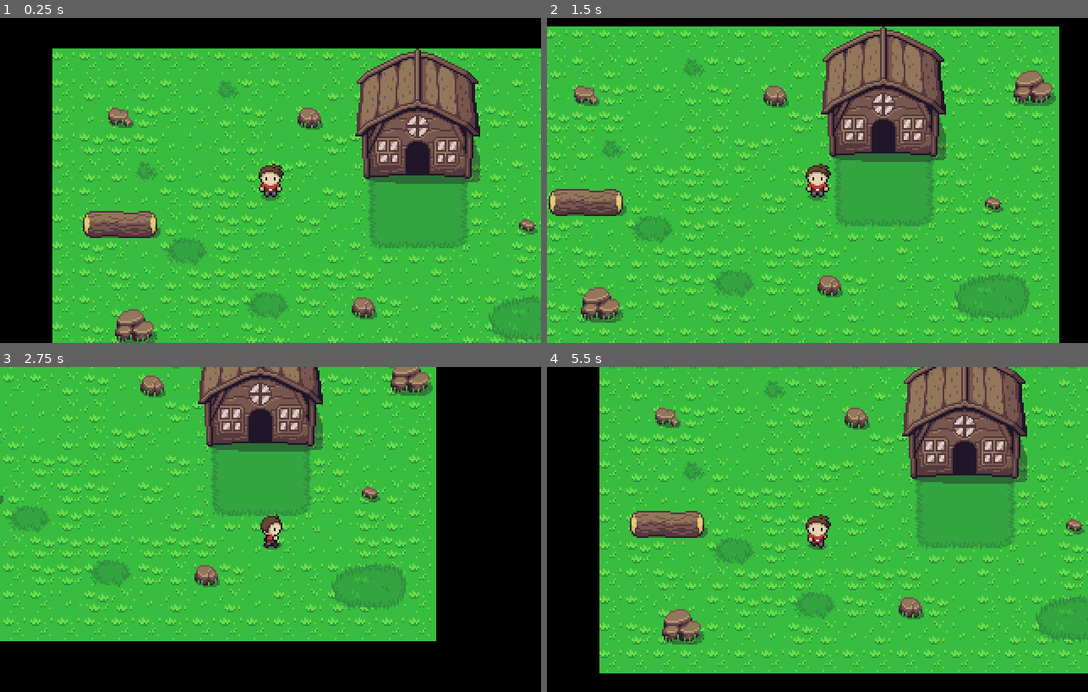
Above: before the commit, frames 1-4 (two rows, left to right).
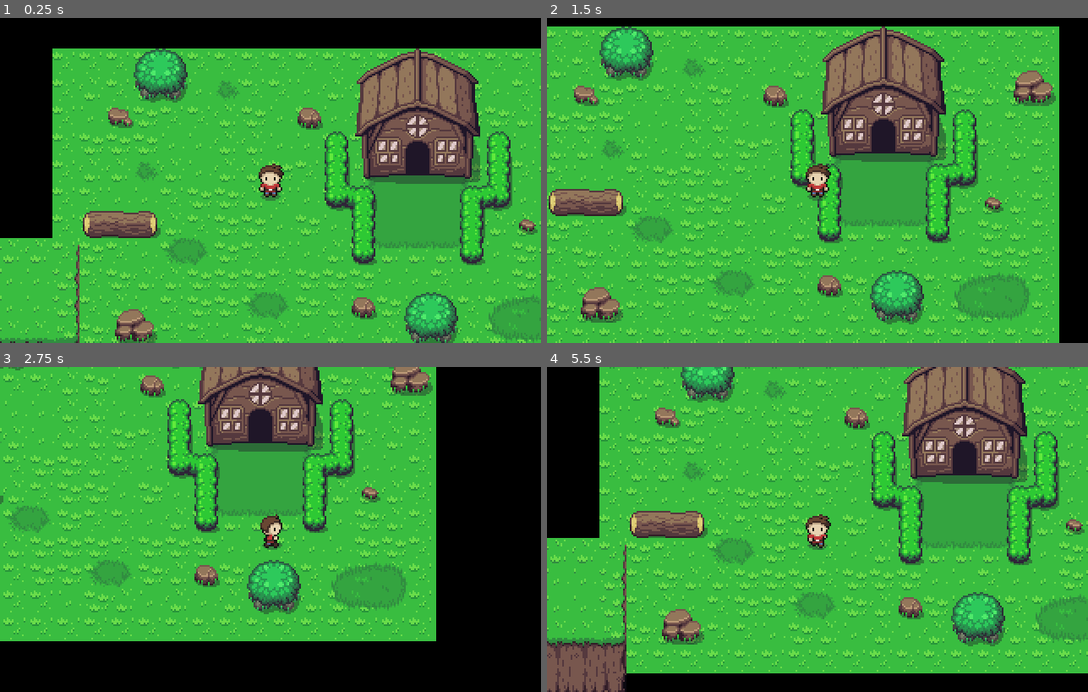
Above: after the commit, the same moments.

Repository: Bandeiraa/zelda_clone
Game: Godot game, scene res://scenes/management/game_level.tscn
Same seed, same stepped clock (60 frames per second), same inputs: the game is played once before the commit and once after it.
Inputs:
- Up to frame 1 (0.25 s): no input
- Up to frame 2 (1.5 s): tap Enter at 0.5 s; hold Right (ui_right) 0.53-1.28 s; hold Down (ui_down) from 1.28 s (still down)
- Up to frame 3 (2.75 s): release Down (ui_down) at 2.03 s; hold Right (ui_right) from 2.03 s (still down)
- Up to frame 4 (5.5 s): release Right (ui_right) at 2.78 s; hold Up (ui_up) 2.78-3.53 s; hold Left (ui_left) 3.53-5.03 s; hold Down (ui_down) from 5.03 s (still down)

The runs differ from the first frame. In frame 1, 8.9% of the frame differs, in the area x 0-95%, y 9-100%; in frame 2, 5.1%; in frame 3, 4.0%; in frame 4, 11%, in the area x 0-95%, y 0-100%.

Commit message:
adding new decoration tiles/hill tiles

Diff:
--- /dev/null
+++ b/resources/tile/decoration.tres
@@ -0,0 +1,117 @@
+[gd_resource type="TileSet" load_steps=6 format=2]
+
+[ext_resource path="res://assets/tile/decoration.png" type="Texture" id=1]
+
+[sub_resource type="ConvexPolygonShape2D" id=1]
+points = PoolVector2Array( 0, 0, 80, 0, 80, 80, 0, 80 )
+
+[sub_resource type="ConvexPolygonShape2D" id=4]
+points = PoolVector2Array( 0, 0, 16, 0, 16, 16, 0, 16 )
+
+[sub_resource type="ConvexPolygonShape2D" id=5]
+points = PoolVector2Array( 0, 0, 16, 0, 16, 16, 0, 16 )
+
+[sub_resource type="ConvexPolygonShape2D" id=6]
+points = PoolVector2Array( 0, 0, 16, 0, 16, 16, 0, 16 )
+
+[resource]
+0/name = "house"
+0/texture = ExtResource( 1 )
+0/tex_offset = Vector2( 0, 0 )
+0/modulate = Color( 1, 1, 1, 1 )
+0/region = Rect2( 0, 0, 80, 80 )
+0/tile_mode = 0
+0/occluder_offset = Vector2( 0, 0 )
+0/navigation_offset = Vector2( 0, 0 )
+0/shape_offset = Vector2( 0, 0 )
+0/shape_transform = Transform2D( 1, 0, 0, 1, 0, 0 )
+0/shape = SubResource( 1 )
+0/shape_one_way = false
+0/shape_one_way_margin = 1.0
+0/shapes = [ {
+"autotile_coord": Vector2( 0, 0 ),
+"one_way": false,
+"one_way_margin": 1.0,
+"shape": SubResource( 1 ),
+"shape_transform": Transform2D( 1, 0, 0, 1, 0, 0 )
+} ]
+0/z_index = 0
+1/name = "log"
+1/texture = ExtResource( 1 )
+1/tex_offset = Vector2( 0, 0 )
+1/modulate = Color( 1, 1, 1, 1 )
+1/region = Rect2( 112, 144, 48, 16 )
+1/tile_mode = 1
+1/autotile/bitmask_mode = 1
+1/autotile/bitmask_flags = [ Vector2( 0, 0 ), 48, Vector2( 1, 0 ), 56, Vector2( 2, 0 ), 24 ]
+1/autotile/icon_coordinate = Vector2( 1, 0 )
+1/autotile/tile_size = Vector2( 16, 16 )
+1/autotile/spacing = 0
+1/autotile/occluder_map = [  ]
+1/autotile/navpoly_map = [  ]
+1/autotile/priority_map = [  ]
+1/autotile/z_index_map = [  ]
+1/occluder_offset = Vector2( 0, 0 )
+1/navigation_offset = Vector2( 0, 0 )
+1/shape_offset = Vector2( 0, 0 )
+1/shape_transform = Transform2D( 1, 0, 0, 1, 0, 0 )
+1/shape = SubResource( 4 )
+1/shape_one_way = false
+1/shape_one_way_margin = 1.0
+1/shapes = [ {
+"autotile_coord": Vector2( 0, 0 ),
+"one_way": false,
+"one_way_margin": 1.0,
+"shape": SubResource( 4 ),
+"shape_transform": Transform2D( 1, 0, 0, 1, 0, 0 )
+}, {
+"autotile_coord": Vector2( 1, 0 ),
+"one_way": false,
+"one_way_margin": 1.0,
+"shape": SubResource( 5 ),
+"shape_transform": Transform2D( 1, 0, 0, 1, 0, 0 )
+}, {
+"autotile_coord": Vector2( 2, 0 ),
+"one_way": false,
+"one_way_margin": 1.0,
+"shape": SubResource( 6 ),
+"shape_transform": Transform2D( 1, 0, 0, 1, 0, 0 )
+} ]
+1/z_index = 0
+2/name = "decoration.png 2"
+2/texture = ExtResource( 1 )
+2/tex_offset = Vector2( 0, 0 )
+2/modulate = Color( 1, 1, 1, 1 )
+2/region = Rect2( 128, 112, 32, 32 )
+2/tile_mode = 0
+2/occluder_offset = Vector2( 0, 0 )
+2/navigation_offset = Vector2( 0, 0 )
+2/shape_offset = Vector2( 0, 0 )
+2/shape_transform = Transform2D( 1, 0, 0, 1, 0, 0 )
+2/shape_one_way = false
+2/shape_one_way_margin = 0.0
+2/shapes = [  ]
+2/z_index = 0
+3/name = "decoration.png 3"
+3/texture = ExtResource( 1 )
+3/tex_offset = Vector2( 0, 0 )
+3/modulate = Color( 1, 1, 1, 1 )
+3/region = Rect2( 96, 48, 64, 64 )
+3/tile_mode = 1
+3/autotile/bitmask_mode = 1
+3/autotile/bitmask_flags = [ Vector2( 0, 2 ), 144, Vector2( 0, 3 ), 18, Vector2( 1, 1 ), 176, Vector2( 1, 2 ), 146, Vector2( 1, 3 ), 50, Vector2( 2, 0 ), 48, Vector2( 2, 1 ), 56, Vector2( 2, 2 ), 16, Vector2( 2, 3 ), 56, Vector2( 3, 0 ), 24, Vector2( 3, 1 ), 152, Vector2( 3, 2 ), 146, Vector2( 3, 3 ), 26 ]
+3/autotile/icon_coordinate = Vector2( 2, 2 )
+3/autotile/tile_size = Vector2( 16, 16 )
+3/autotile/spacing = 0
+3/autotile/occluder_map = [  ]
+3/autotile/navpoly_map = [  ]
+3/autotile/priority_map = [  ]
+3/autotile/z_index_map = [  ]
+3/occluder_offset = Vector2( 0, 0 )
+3/navigation_offset = Vector2( 0, 0 )
+3/shape_offset = Vector2( 0, 0 )
+3/shape_transform = Transform2D( 1, 0, 0, 1, 0, 0 )
+3/shape_one_way = false
+3/shape_one_way_margin = 0.0
+3/shapes = [  ]
+3/z_index = 0
--- a/scenes/management/game_level.tscn
+++ b/scenes/management/game_level.tscn
@@ -1,16 +1,14 @@
-[gd_scene load_steps=15 format=2]
+[gd_scene load_steps=30 format=2]
 
 [ext_resource path="res://scenes/character/character.tscn" type="PackedScene" id=1]
 [ext_resource path="res://resources/tile/house.tres" type="TileSet" id=2]
 [ext_resource path="res://scripts/management/game_level.gd" type="Script" id=3]
 [ext_resource path="res://resources/tile/grass.tres" type="TileSet" id=4]
 [ext_resource path="res://resources/tile/rock.tres" type="TileSet" id=5]
-[ext_resource path="res://assets/tile/decoration.png" type="Texture" id=6]
+[ext_resource path="res://resources/tile/decoration.tres" type="TileSet" id=6]
 [ext_resource path="res://scenes/interactable/enter_house.tscn" type="PackedScene" id=7]
 [ext_resource path="res://scenes/management/transition_screen.tscn" type="PackedScene" id=8]
-
-[sub_resource type="ConvexPolygonShape2D" id=1]
-points = PoolVector2Array( 0, 0, 80, 0, 80, 80, 0, 80 )
+[ext_resource path="res://assets/tile/hill.png" type="Texture" id=9]
 
 [sub_resource type="ConvexPolygonShape2D" id=4]
 points = PoolVector2Array( 0, 0, 16, 0, 16, 16, 0, 16 )
@@ -21,37 +19,139 @@
 [sub_resource type="ConvexPolygonShape2D" id=6]
 points = PoolVector2Array( 0, 0, 16, 0, 16, 16, 0, 16 )
 
-[sub_resource type="TileSet" id=2]
-0/name = "house"
-0/texture = ExtResource( 6 )
+[sub_resource type="ConvexPolygonShape2D" id=7]
+points = PoolVector2Array( 0, 0, 16, 0, 16, 16, 0, 16 )
+
+[sub_resource type="ConvexPolygonShape2D" id=8]
+points = PoolVector2Array( 0, 0, 16, 0, 16, 16, 0, 16 )
+
+[sub_resource type="ConvexPolygonShape2D" id=9]
+points = PoolVector2Array( 0, 0, 16, 0, 16, 16, 0, 16 )
+
+[sub_resource type="ConvexPolygonShape2D" id=10]
+points = PoolVector2Array( 0, 0, 16, 0, 16, 16, 0, 16 )
+
+[sub_resource type="ConvexPolygonShape2D" id=11]
+points = PoolVector2Array( 0, 0, 16, 0, 16, 16, 0, 16 )
+
+[sub_resource type="ConvexPolygonShape2D" id=12]
+points = PoolVector2Array( 0, 0, 16, 0, 16, 16, 0, 16 )
+
+[sub_resource type="ConvexPolygonShape2D" id=14]
+points = PoolVector2Array( 16, 16, 14, 16, 14, 0, 16, 0 )
+
+[sub_resource type="ConvexPolygonShape2D" id=15]
+points = PoolVector2Array( 16, 16, 14, 16, 14, 0, 16, 0 )
+
+[sub_resource type="ConvexPolygonShape2D" id=16]
+points = PoolVector2Array( 16, 16, 14, 16, 14, 0, 16, 0 )
+
+[sub_resource type="ConvexPolygonShape2D" id=17]
+points = PoolVector2Array( 2, 16, 0, 16, 0, 0, 2, 0 )
+
+[sub_resource type="ConvexPolygonShape2D" id=18]
+points = PoolVector2Array( 2, 16, 0, 16, 0, 0, 2, 0 )
+
+[sub_resource type="ConvexPolygonShape2D" id=19]
+points = PoolVector2Array( 2, 16, 0, 16, 0, 0, 2, 0 )
+
+[sub_resource type="ConvexPolygonShape2D" id=20]
+points = PoolVector2Array( 16, 16, 0, 16, 0, 14, 16, 14 )
+
+[sub_resource type="ConvexPolygonShape2D" id=21]
+points = PoolVector2Array( 14, 16, 0, 16, 0, 14, 14, 14 )
+
+[sub_resource type="ConvexPolygonShape2D" id=22]
+points = PoolVector2Array( 16, 16, 2, 16, 2, 14, 16, 14 )
+
+[sub_resource type="TileSet" id=13]
+0/name = "base"
+0/texture = ExtResource( 9 )
 0/tex_offset = Vector2( 0, 0 )
 0/modulate = Color( 1, 1, 1, 1 )
-0/region = Rect2( 0, 0, 80, 80 )
-0/tile_mode = 0
+0/region = Rect2( 0, 48, 48, 48 )
+0/tile_mode = 1
+0/autotile/bitmask_mode = 1
+0/autotile/bitmask_flags = [ Vector2( 0, 0 ), 432, Vector2( 0, 1 ), 438, Vector2( 0, 2 ), 54, Vector2( 1, 0 ), 504, Vector2( 1, 1 ), 511, Vector2( 1, 2 ), 63, Vector2( 2, 0 ), 216, Vector2( 2, 1 ), 219, Vector2( 2, 2 ), 27 ]
+0/autotile/icon_coordinate = Vector2( 0, 0 )
+0/autotile/tile_size = Vector2( 16, 16 )
+0/autotile/spacing = 0
+0/autotile/occluder_map = [  ]
+0/autotile/navpoly_map = [  ]
+0/autotile/priority_map = [  ]
+0/autotile/z_index_map = [  ]
 0/occluder_offset = Vector2( 0, 0 )
 0/navigation_offset = Vector2( 0, 0 )
 0/shape_offset = Vector2( 0, 0 )
 0/shape_transform = Transform2D( 1, 0, 0, 1, 0, 0 )
-0/shape = SubResource( 1 )
+0/shape = SubResource( 4 )
 0/shape_one_way = false
 0/shape_one_way_margin = 1.0
 0/shapes = [ {
 "autotile_coord": Vector2( 0, 0 ),
 "one_way": false,
 "one_way_margin": 1.0,
-"shape": SubResource( 1 ),
+"shape": SubResource( 4 ),
+"shape_transform": Transform2D( 1, 0, 0, 1, 0, 0 )
+}, {
+"autotile_coord": Vector2( 1, 0 ),
+"one_way": false,
+"one_way_margin": 1.0,
+"shape": SubResource( 5 ),
+"shape_transform": Transform2D( 1, 0, 0, 1, 0, 0 )
+}, {
+"autotile_coord": Vector2( 2, 0 ),
+"one_way": false,
+"one_way_margin": 1.0,
+"shape": SubResource( 6 ),
+"shape_transform": Transform2D( 1, 0, 0, 1, 0, 0 )
+}, {
+"autotile_coord": Vector2( 2, 1 ),
+"one_way": false,
+"one_way_margin": 1.0,
+"shape": SubResource( 7 ),
+"shape_transform": Transform2D( 1, 0, 0, 1, 0, 0 )
+}, {
+"autotile_coord": Vector2( 1, 1 ),
+"one_way": false,
+"one_way_margin": 1.0,
+"shape": SubResource( 8 ),
+"shape_transform": Transform2D( 1, 0, 0, 1, 0, 0 )
+}, {
+"autotile_coord": Vector2( 0, 1 ),
+"one_way": false,
+"one_way_margin": 1.0,
+"shape": SubResource( 9 ),
+"shape_transform": Transform2D( 1, 0, 0, 1, 0, 0 )
+}, {
+"autotile_coord": Vector2( 0, 2 ),
+"one_way": false,
+"one_way_margin": 1.0,
+"shape": SubResource( 10 ),
+"shape_transform": Transform2D( 1, 0, 0, 1, 0, 0 )
+}, {
+"autotile_coord": Vector2( 1, 2 ),
+"one_way": false,
+"one_way_margin": 1.0,
+"shape": SubResource( 11 ),
+"shape_transform": Transform2D( 1, 0, 0, 1, 0, 0 )
+}, {
+"autotile_coord": Vector2( 2, 2 ),
+"one_way": false,
+"one_way_margin": 1.0,
+"shape": SubResource( 12 ),
 "shape_transform": Transform2D( 1, 0, 0, 1, 0, 0 )
 } ]
 0/z_index = 0
-1/name = "log"
-1/texture = ExtResource( 6 )
+1/name = "hill"
+1/texture = ExtResource( 9 )
 1/tex_offset = Vector2( 0, 0 )
 1/modulate = Color( 1, 1, 1, 1 )
-1/region = Rect2( 112, 144, 48, 16 )
+1/region = Rect2( 0, 0, 48, 48 )
 1/tile_mode = 1
 1/autotile/bitmask_mode = 1
-1/autotile/bitmask_flags = [ Vector2( 0, 0 ), 48, Vector2( 1, 0 ), 56, Vector2( 2, 0 ), 24 ]
-1/autotile/icon_coordinate = Vector2( 1, 0 )
+1/autotile/bitmask_flags = [ Vector2( 0, 0 ), 432, Vector2( 0, 1 ), 438, Vector2( 0, 2 ), 54, Vector2( 1, 0 ), 504, Vector2( 1, 1 ), 511, Vector2( 1, 2 ), 63, Vector2( 2, 0 ), 216, Vector2( 2, 1 ), 219, Vector2( 2, 2 ), 27 ]
+1/autotile/icon_coordinate = Vector2( 0, 0 )
 1/autotile/tile_size = Vector2( 16, 16 )
 1/autotile/spacing = 0
 1/autotile/occluder_map = [  ]
@@ -62,26 +162,62 @@
 1/navigation_offset = Vector2( 0, 0 )
 1/shape_offset = Vector2( 0, 0 )
 1/shape_transform = Transform2D( 1, 0, 0, 1, 0, 0 )
-1/shape = SubResource( 4 )
+1/shape = SubResource( 14 )
 1/shape_one_way = false
 1/shape_one_way_margin = 1.0
 1/shapes = [ {
+"autotile_coord": Vector2( 2, 2 ),
+"one_way": false,
+"one_way_margin": 1.0,
+"shape": SubResource( 14 ),
+"shape_transform": Transform2D( 1, 0, 0, 1, 0, 0 )
+}, {
+"autotile_coord": Vector2( 2, 1 ),
+"one_way": false,
+"one_way_margin": 1.0,
+"shape": SubResource( 15 ),
+"shape_transform": Transform2D( 1, 0, 0, 1, 0, 0 )
+}, {
+"autotile_coord": Vector2( 2, 0 ),
+"one_way": false,
+"one_way_margin": 1.0,
+"shape": SubResource( 16 ),
+"shape_transform": Transform2D( 1, 0, 0, 1, 0, 0 )
+}, {
 "autotile_coord": Vector2( 0, 0 ),
 "one_way": false,
 "one_way_margin": 1.0,
-"shape": SubResource( 4 ),
-"shape_transform": Transform2D( 1, 0, 0, 1, 0, 0 )
-}, {
-"autotile_coord": Vector2( 1, 0 ),
-"one_way": false,
-"one_way_margin": 1.0,
-"shape": SubResource( 5 ),
-"shape_transform": Transform2D( 1, 0, 0, 1, 0, 0 )
-}, {
-"autotile_coord": Vector2( 2, 0 ),
-"one_way": false,
-"one_way_margin": 1.0,
-"shape": SubResource( 6 ),
+"shape": SubResource( 17 ),
+"shape_transform": Transform2D( 1, 0, 0, 1, 0, 0 )
+}, {
+"autotile_coord": Vector2( 0, 1 ),
+"one_way": false,
+"one_way_margin": 1.0,
+"shape": SubResource( 18 ),
+"shape_transform": Transform2D( 1, 0, 0, 1, 0, 0 )
+}, {
+"autotile_coord": Vector2( 0, 2 ),
+"one_way": false,
+"one_way_margin": 1.0,
+"shape": SubResource( 19 ),
+"shape_transform": Transform2D( 1, 0, 0, 1, 0, 0 )
+}, {
+"autotile_coord": Vector2( 1, 2 ),
+"one_way": false,
+"one_way_margin": 1.0,
+"shape": SubResource( 20 ),
+"shape_transform": Transform2D( 1, 0, 0, 1, 0, 0 )
+}, {
+"autotile_coord": Vector2( 2, 2 ),
+"one_way": false,
+"one_way_margin": 1.0,
+"shape": SubResource( 21 ),
+"shape_transform": Transform2D( 1, 0, 0, 1, 0, 0 )
+}, {
+"autotile_coord": Vector2( 0, 2 ),
+"one_way": false,
+"one_way_margin": 1.0,
+"shape": SubResource( 22 ),
 "shape_transform": Transform2D( 1, 0, 0, 1, 0, 0 )
 } ]
 1/z_index = 0
@@ -139,11 +275,17 @@
 tile_data = PoolIntArray( 65554, 4, 0, 131074, 3, 0, 131081, 1, 0, 393233, 0, 0, 589826, 4, 0, 589835, 1, 0 )
 
 [node name="Decoration" type="TileMap" parent="Map/Overworld"]
-tile_set = SubResource( 2 )
+tile_set = ExtResource( 6 )
 cell_size = Vector2( 16, 16 )
 collision_mask = 0
 format = 1
-tile_data = PoolIntArray( 11, 0, 0, 393217, 1, 0, 393218, 1, 1, 393219, 1, 2 )
+tile_data = PoolIntArray( 3, 2, 0, 11, 0, 0, 196618, 3, 131072, 196624, 3, 131072, 262154, 3, 131075, 262160, 3, 131075, 327690, 3, 196609, 327691, 3, 65539, 327695, 3, 65537, 327696, 3, 196611, 393217, 1, 0, 393218, 1, 1, 393219, 1, 2, 393227, 3, 131073, 393231, 3, 131075, 458763, 3, 196608, 458767, 3, 196608, 589837, 2, 0 )
+
+[node name="Hill" type="TileMap" parent="Map/Overworld"]
+tile_set = SubResource( 13 )
+cell_size = Vector2( 16, 16 )
+format = 1
+tile_data = PoolIntArray( 524284, 1, 0, 524285, 1, 1, 524286, 1, 1, 524287, 1, 1, 458752, 1, 2, 589820, 1, 65536, 589821, 1, 65537, 589822, 1, 65537, 589823, 1, 65537, 524288, 1, 65538, 655356, 1, 65536, 655357, 1, 65537, 655358, 1, 65537, 655359, 1, 65537, 589824, 1, 65538, 720892, 1, 131072, 720893, 1, 131073, 720894, 1, 131073, 720895, 1, 131073, 655360, 1, 131074, 786428, 0, 0, 786429, 0, 1, 786430, 0, 1, 786431, 0, 1, 720896, 0, 2, 851964, 0, 131072, 851965, 0, 131073, 851966, 0, 131073, 851967, 0, 131073, 786432, 0, 131074 )
 
 [node name="Notifier2D" type="VisibilityNotifier2D" parent="Map/Overworld" groups=["chunk_notifier"]]
 visible = false
Binary file changed: assets/tile/decoration.png
Binary file added: assets/tile/hill.png
Not shown, added: assets/tile/hill.png.import
